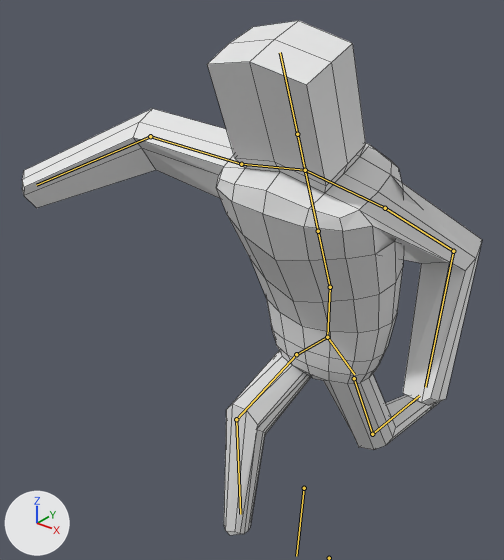
Renders of the Blender file Assets/Models/Player/Blender/new_model.blend from each side of a commit.
Rendered twice from a 50 mm camera at (4.08, -6.61, 7.72) aimed at (-1.17, -0.05, 3.65). The axes (+X, +Y, +Z) are drawn at lower left. The lights are the same throughout. Both versions are drawn at frame 9 of the action 'RunningPunch-1Step'; the numbers are the values there. The bones that bend it are drawn over the model as lines. Mesh edges are drawn as thin lines.
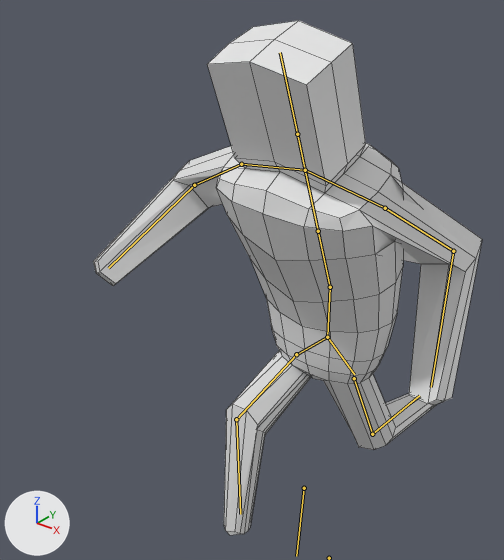
Commit message: - Worked a little bit on the 1-step running punch

Boxes (x1, y1, x2, y2) around the edits, measured in the pictures (504 x 560 px):
```json
{"object": "Cube", "change": "posed", "before": [22, 21, 482, 535], "after": [93, 21, 482, 535], "on screen": "15% narrower"}
{"bone": "LowerArm_L", "before": "(453, 251) to (425, 387)", "after": "(453, 251) to (431, 387)"}
{"bone": "UpperArm_R", "before": "(241, 164) to (150, 136)", "after": "(241, 164) to (194, 185)"}
{"bone": "LowerArm_R", "before": "(150, 136) to (36, 185)", "after": "(194, 185) to (108, 268)"}
```

Edits to the scene script, one JSON object a line:
```json
{"block": "bone_lowerarm_l", "where": "bone_lowerarm_l = bpy.data.objects['Armature.001'].pose.bones['LowerArm_L']  # child of 'UpperArm_L'"}
{"op": "set", "path": "bone_lowerarm_l.rotation_quaternion", "old": "(0.741, 0.671, -0.016, 0.02)", "new": "(0.765, 0.635, -0.017, 0.019)", "note": "degrees (84, -3, 0) -> degrees (79, -3, 0)"}
{"block": "bone_upperarm_r", "where": "bone_upperarm_r = bpy.data.objects['Armature.001'].pose.bones['UpperArm_R']  # child of 'Shoulder_R'"}
{"op": "set", "path": "bone_upperarm_r.rotation_quaternion", "old": "(0.794, -0.005, -0.063, 0.052)", "new": "(0.737, -0.039, -0.057, 0.271)", "note": "degrees (-1, -9, 8) -> degrees (-8, -6, 41)"}
{"block": "bone_lowerarm_r", "where": "bone_lowerarm_r = bpy.data.objects['Armature.001'].pose.bones['LowerArm_R']  # child of 'UpperArm_R'"}
{"op": "set", "path": "bone_lowerarm_r.rotation_quaternion", "old": "(0.891, 0.445, 0.021, -0.015)", "new": "(0.728, 0.677, 0.016, -0.02)", "note": "degrees (53, 3, 0) -> degrees (86, 3, 0)"}
```
